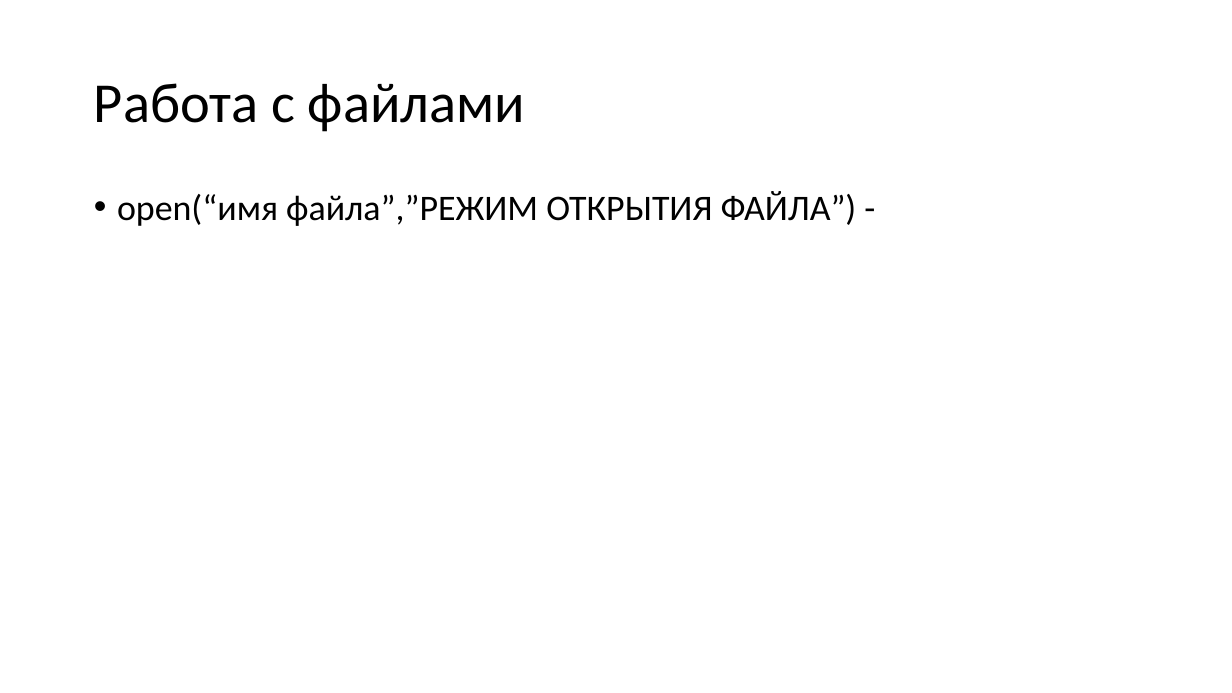
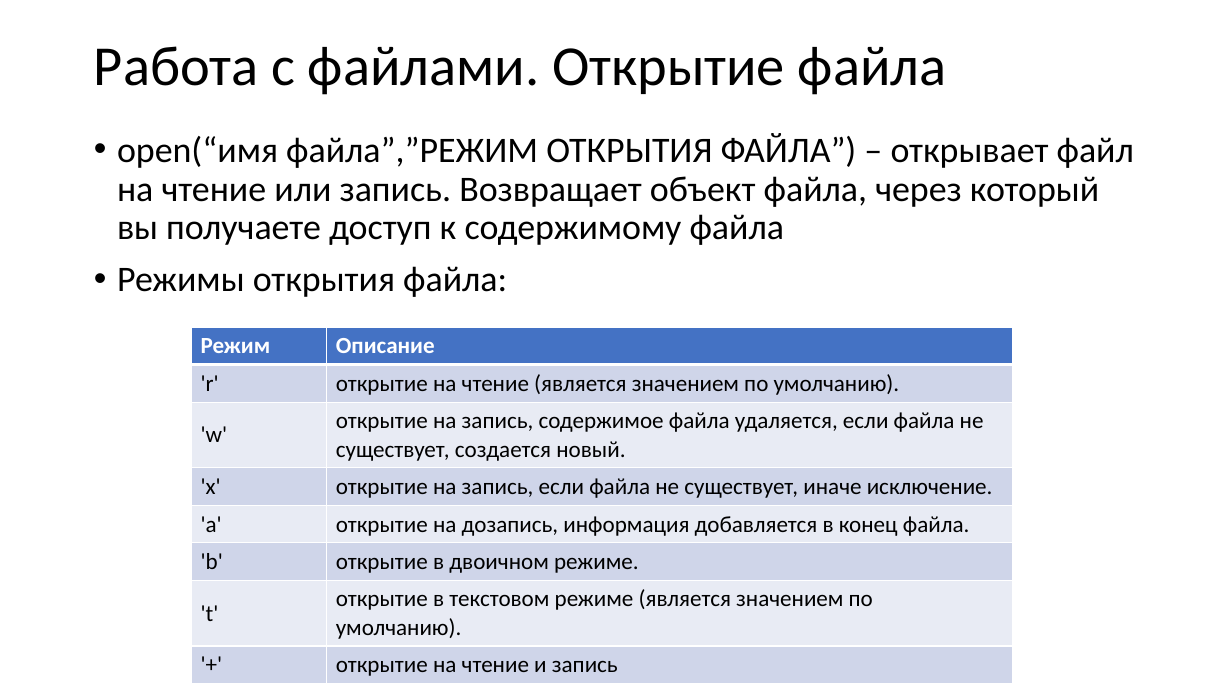
Before and after one commit to paveltsytovich/telegram-course, a slide deck: slide 91 of Presentation/Разработка ботов для телеграмм на Python.pptx (slide 90 before the commit). Drawn at 1232x693 pixels with LibreOffice and Linux fonts; fonts in the diff are those of the drawing. Boxes give left, top, right and bottom in pixels: in the first picture for what was removed or moved away, otherwise in the second. Text is boxed around its words. In the diff, an @@ line names an element or a change of style, - is before the commit and + after.

Commit message:
работа с файлами (начало)

```diff
--- a/Presentation/Разработка ботов для телеграмм на Python.pptx
+++ b/Presentation/Разработка ботов для телеграмм на Python.pptx
@@ title at [94, 46, 947, 95]: text changed @@
-Работа с файлами
+Работа с файлами. Открытие файла
@@ text at [117, 133, 1134, 297]: text changed @@
-• open(“имя файла”,”РЕЖИМ ОТКРЫТИЯ ФАЙЛА”) -
+• open(“имя файла”,”РЕЖИМ ОТКРЫТИЯ ФАЙЛА”) – открывает файл на чтение или запись. Возвращает объект файла, через который вы получаете доступ к содержимому файла
+• Режимы открытия файла:
@@ table added at [191, 327, 1013, 681], 8 rows, 2 columns @@
+Режим | Описание
+'r' | открытие на чтение (является значением по умолчанию).
+'w' | открытие на запись, содержимое файла удаляется, если файла не существует, создается новый.
+'x' | открытие на запись, если файла не существует, иначе исключение.
+'a' | открытие на дозапись, информация добавляется в конец файла.
+'b' | открытие в двоичном режиме.
+'t' | открытие в текстовом режиме (является значением по умолчанию).
+'+' | открытие на чтение и запись
```
Also in this commit, not shown: 1 slide added.
